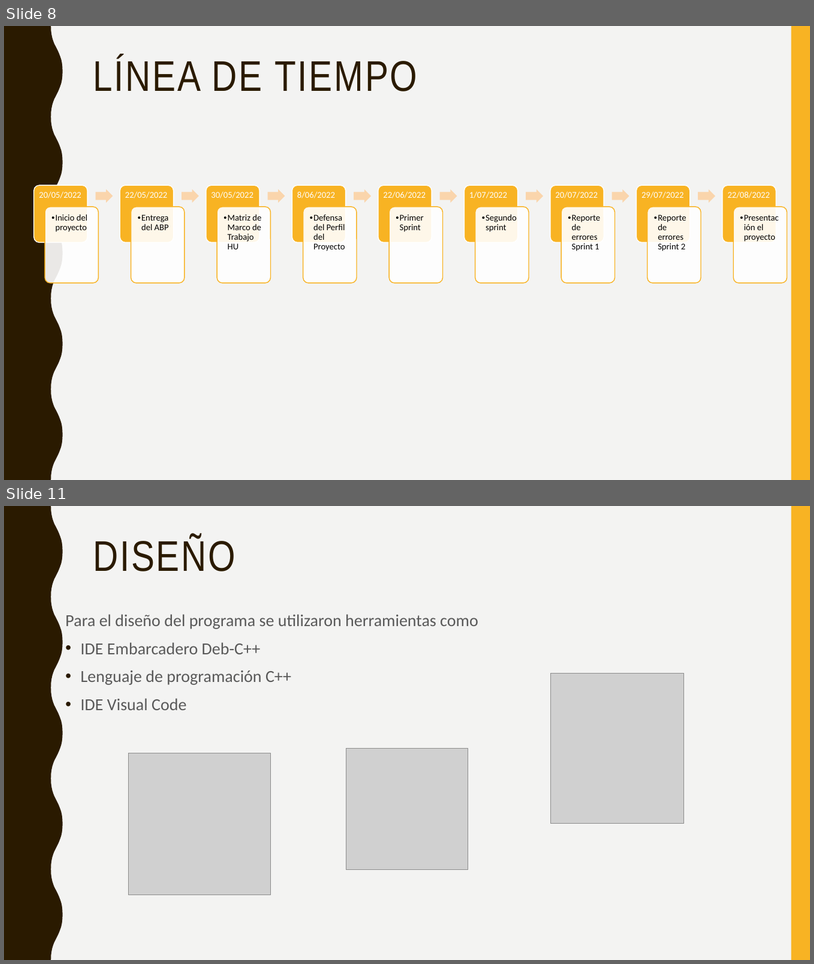
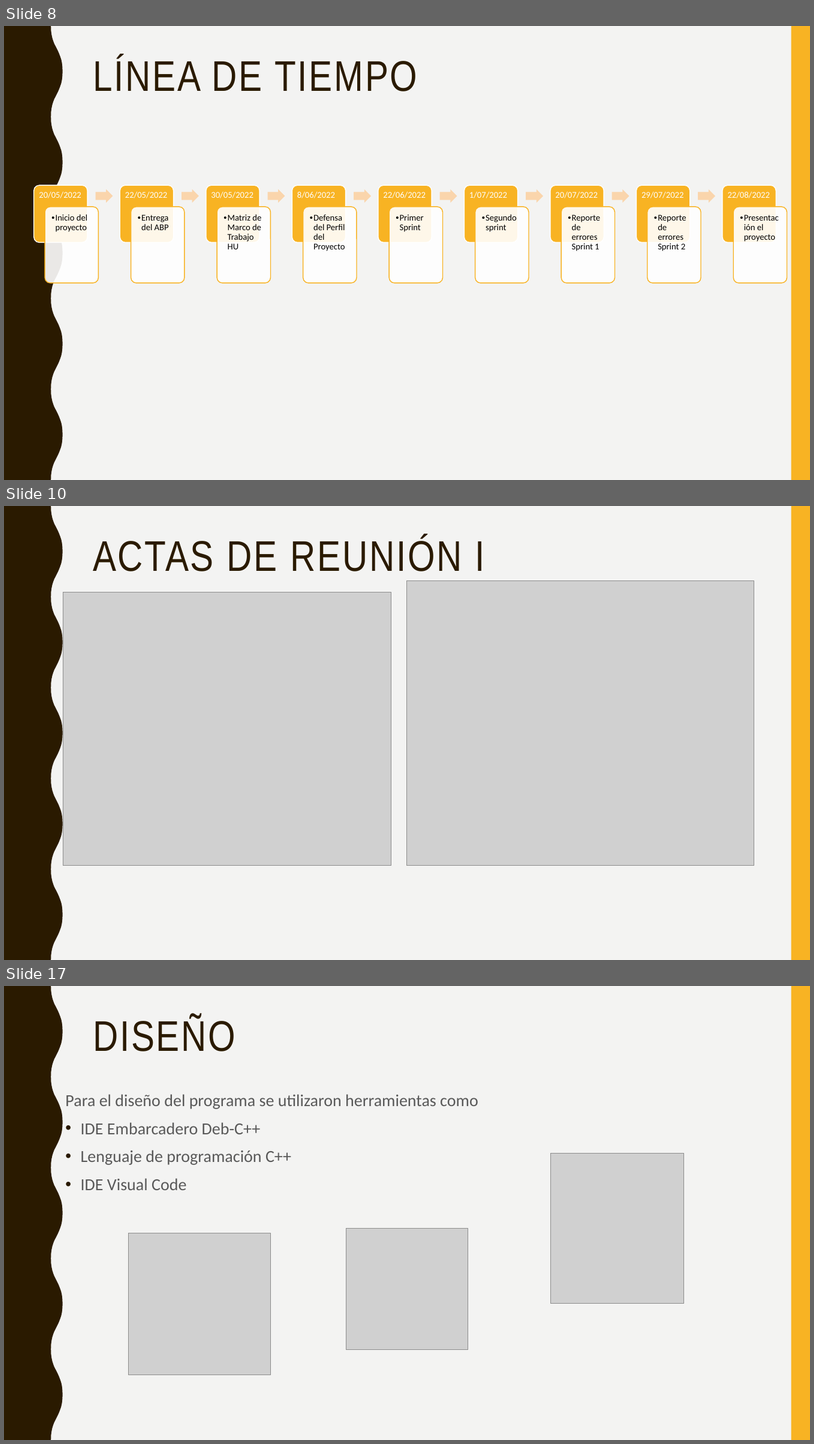
Before and after one commit to dahidalgo18/4618_G4_MDSW, a slide deck: PRESENTACION/Agenda de proyecto grupo 4.pptx. Shown one above the other, each under a label of ours: slides 8 and 11 before the commit, slides 8, 10 and 17 after it; the slides between them are not shown. The pictures are 814x964 and 814x1444 pixels, drawn with LibreOffice and Linux fonts; fonts in the diff are those of the drawing; grey boxes stand for pictures. Boxes give left, top, right and bottom in pixels: in the first picture for what was removed or moved away, otherwise in the second. Text is boxed around its words. In the diff, an @@ line names an element or a change of style, - is before the commit and + after.

```diff
--- a/PRESENTACION/Agenda de proyecto grupo 4.pptx
+++ b/PRESENTACION/Agenda de proyecto grupo 4.pptx
@@ slide 10 added at box(4, 506, 810, 960), background #F3F3F2; not listed: 2 template elements that a slide beside it also shows @@
@@ title added at box(93, 537, 485, 571), 51 pt, text #2A1A00 @@
+ACTAS DE REUNIÓN I
@@ picture added at box(63, 592, 392, 865) @@
@@ picture added at box(408, 580, 755, 865) @@
@@ what was slide 11 is now slide 17 @@
```
Also in this commit, not shown: 4 slides changed, 5 other slides added, 2 other files.
